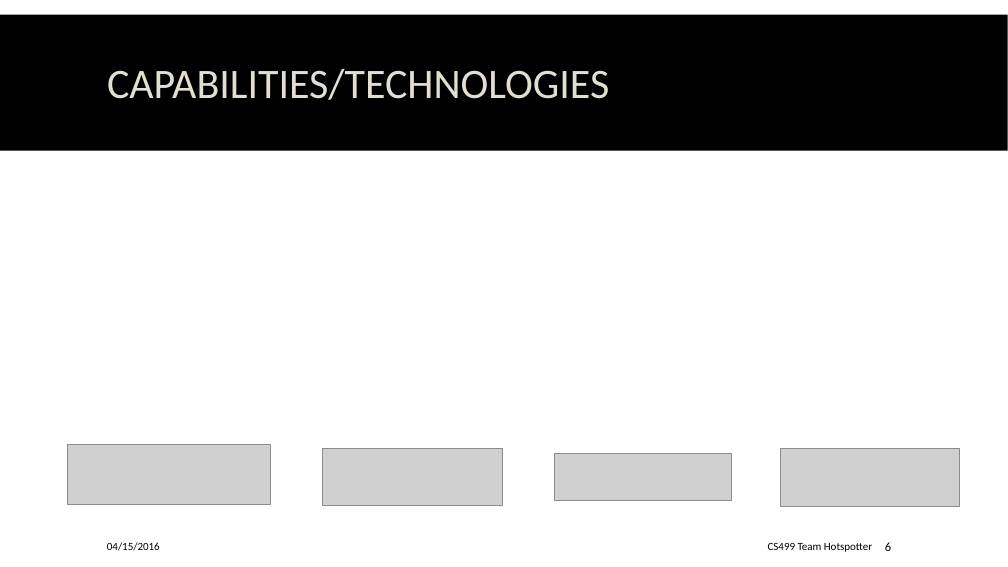
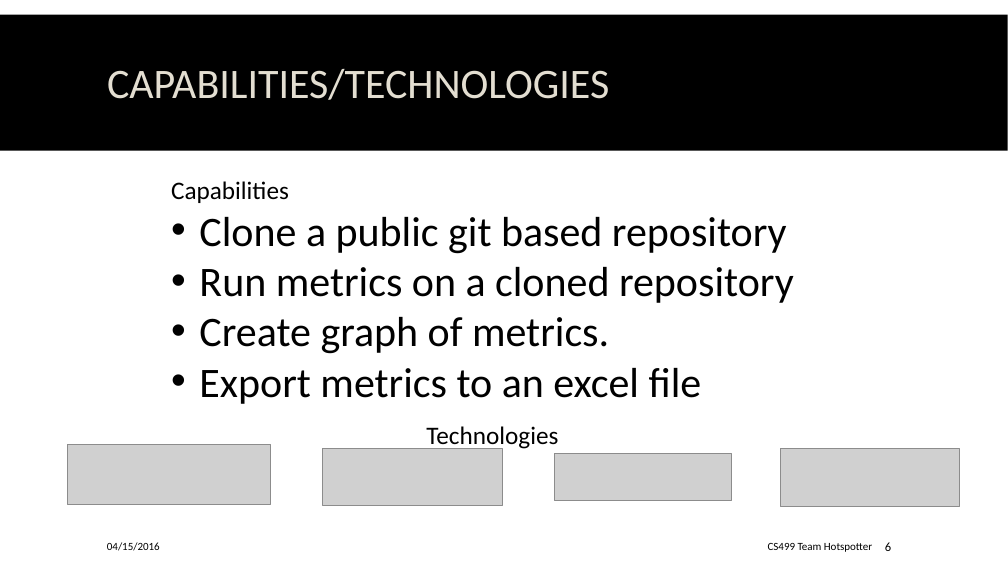
Before and after one commit to spesmit/hotspotter, a slide deck: slide 6 of Documentation/Presentations/CS499 Final Presentation.pptx. Drawn at 1008x567 pixels with LibreOffice and Linux fonts; fonts in the diff are those of the drawing; grey boxes stand for pictures; background and template pictures are left out. Boxes give left, top, right and bottom in pixels: in the first picture for what was removed or moved away, otherwise in the second. Text is boxed around its words. In the diff, an @@ line names an element or a change of style, - is before the commit and + after.

Commit message:
add some quick do-hickies to the capabilties slide

```diff
--- a/Documentation/Presentations/CS499 Final Presentation.pptx
+++ b/Documentation/Presentations/CS499 Final Presentation.pptx
@@ text added at (171,181,794,404), 40 pt, text #000000 @@
+Capabilities
+• Clone a public git based repository
+• Run metrics on a cloned repository
+• Create graph of metrics.
+• Export metrics to an excel file
@@ text added at (426,426,558,451), 24 pt, text #000000 @@
+Technologies
```
